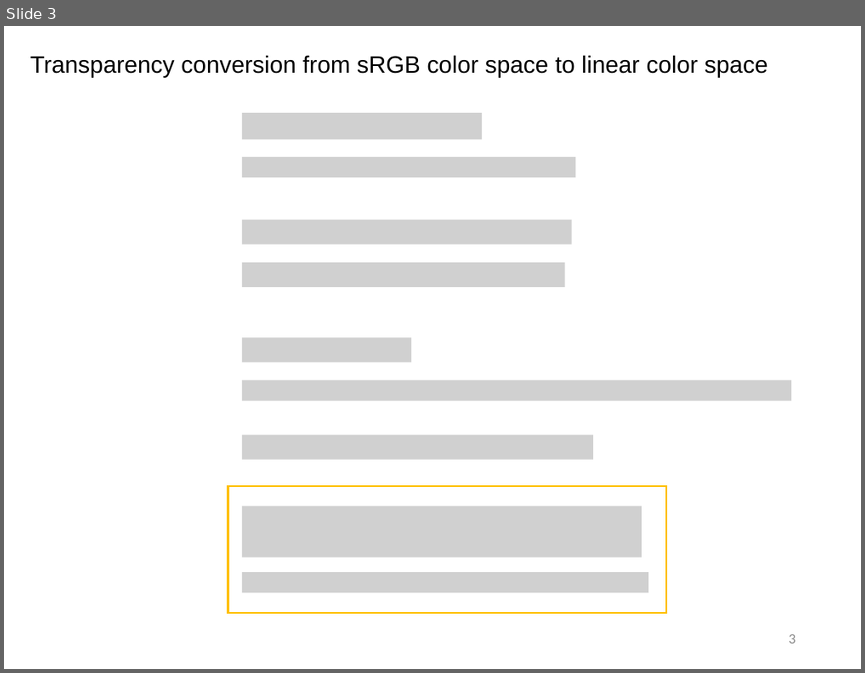
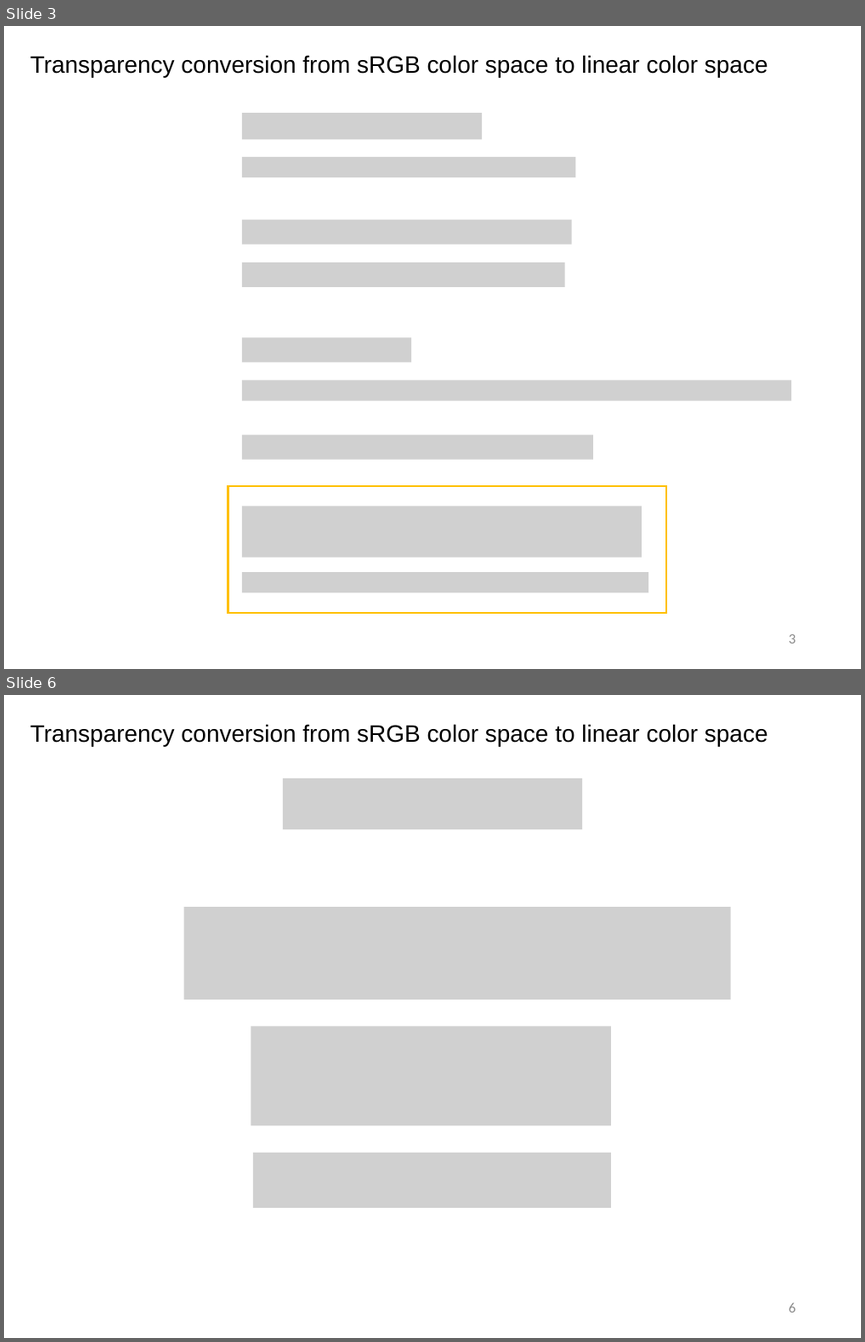
Before and after one commit to sotanmochi/TransparencyConverter, a slide deck: Assets/TransparencyConverter/Documentation~/TransparencyConverter.pptx. Shown one above the other, each under a label of ours: slide 3 before the commit, slides 3 and 6 after it; the slides between them are not shown. The pictures are 865x673 and 865x1342 pixels, drawn with LibreOffice and Linux fonts; fonts in the diff are those of the drawing; grey boxes stand for pictures. Boxes give left, top, right and bottom in pixels: in the first picture for what was removed or moved away, otherwise in the second. Text is boxed around its words. In the diff, an @@ line names an element or a change of style, - is before the commit and + after.

```diff
--- a/Assets/TransparencyConverter/Documentation~/TransparencyConverter.pptx
+++ b/Assets/TransparencyConverter/Documentation~/TransparencyConverter.pptx
@@ slide 6 added at <box>4,695,861,1338</box>, background #FFFFFF @@
@@ text added at <box>30,724,768,746</box>, 28 pt, text #000000 @@
+Transparency conversion from sRGB color space to linear color space
@@ picture added at <box>283,778,582,829</box> @@
@@ picture added at <box>184,907,731,999</box> @@
@@ picture added at <box>250,1027,611,1125</box> @@
@@ picture added at <box>253,1152,611,1208</box> @@
@@ page number added at <box>789,1302,796,1312</box>, 16.8 pt, text #8C8C8C @@
+6
```
Also in this commit, not shown: 7 slides changed, 1 other slide added, 2 slides removed, 3 other files.
